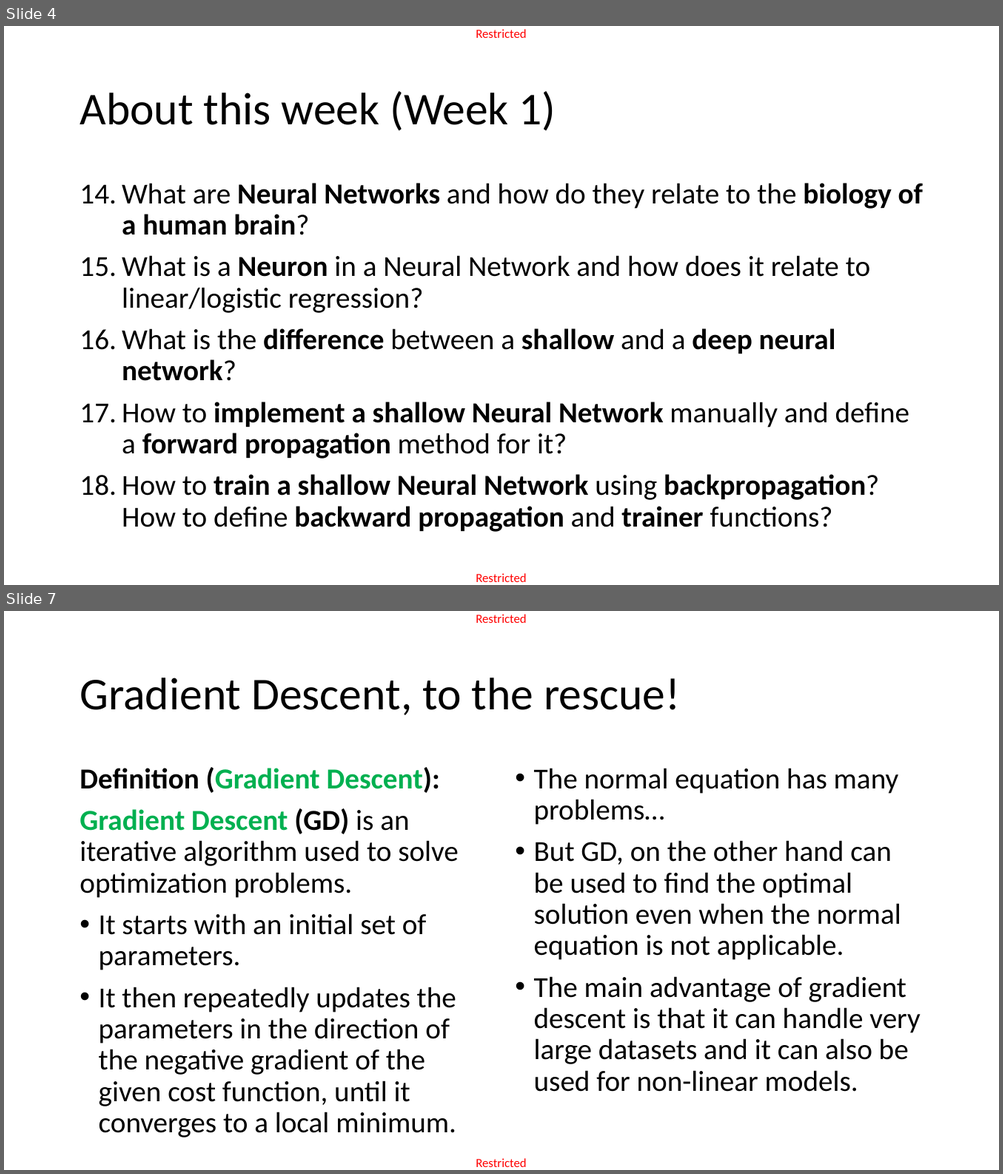
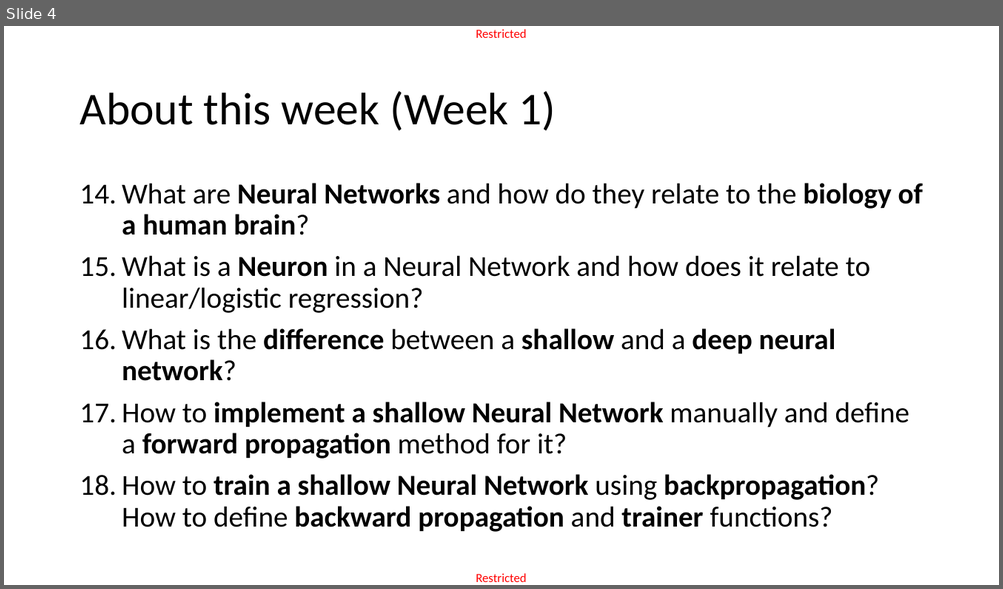
Before and after one commit to matthieudemari/SUTD_DL_50_039, a slide deck: W1/2. W1S2 final/W1S2.pptx. Shown one above the other, each under a label of ours: slides 4 and 7 before the commit, slide 4 after it; the slides between them are not shown. The pictures are 1003x1174 and 1003x589 pixels, drawn with LibreOffice and Linux fonts; fonts in the diff are those of the drawing. Boxes give left, top, right and bottom in pixels: in the first picture for what was removed or moved away, otherwise in the second. Text is boxed around its words. In the diff, an @@ line names an element or a change of style, - is before the commit and + after.

```diff
--- a/W1/2. W1S2 final/W1S2.pptx
+++ b/W1/2. W1S2 final/W1S2.pptx
@@ slide 7 removed at (x1=4, y1=611, x2=999, y2=1170), background #FFFFFF; not listed: 2 template elements that a slide beside it also shows @@
@@ title removed at (x1=79, y1=678, x2=680, y2=715) @@
-Gradient Descent, to the rescue!
@@ text removed at (x1=79, y1=767, x2=458, y2=1138) @@
-Definition (Gradient Descent):
-Gradient Descent (GD) is an iterative algorithm used to solve optimization problems.
-• It starts with an initial set of parameters.
-• It then repeatedly updates the parameters in the direction of the negative gradient of the given cost function, until it converges to a local minimum.
@@ text removed at (x1=534, y1=768, x2=919, y2=1092) @@
-• The normal equation has many problems…
-• But GD, on the other hand can be used to find the optimal solution even when the normal equation is not applicable.
-• The main advantage of gradient descent is that it can handle very large datasets and it can also be used for non-linear models.
```
Also in this commit, not shown: 1 slide added, 21 other slides removed, 7 other files.
